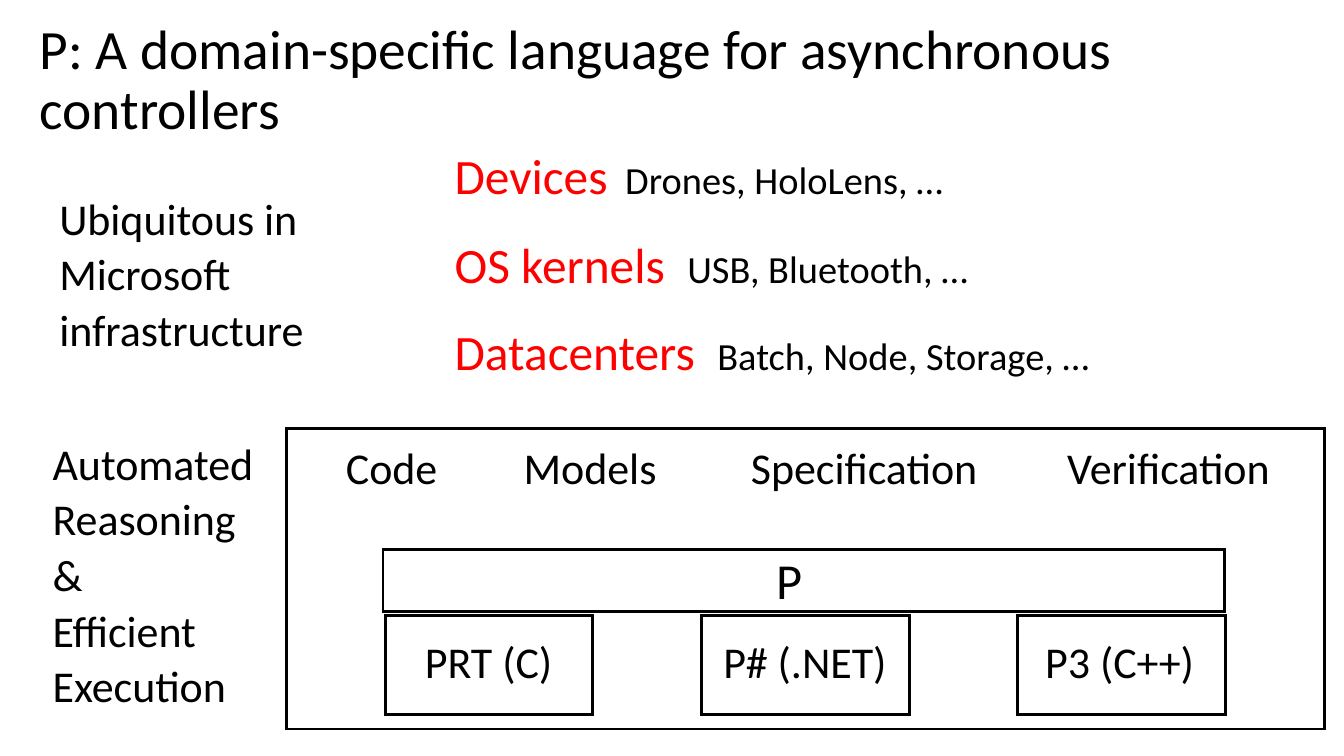
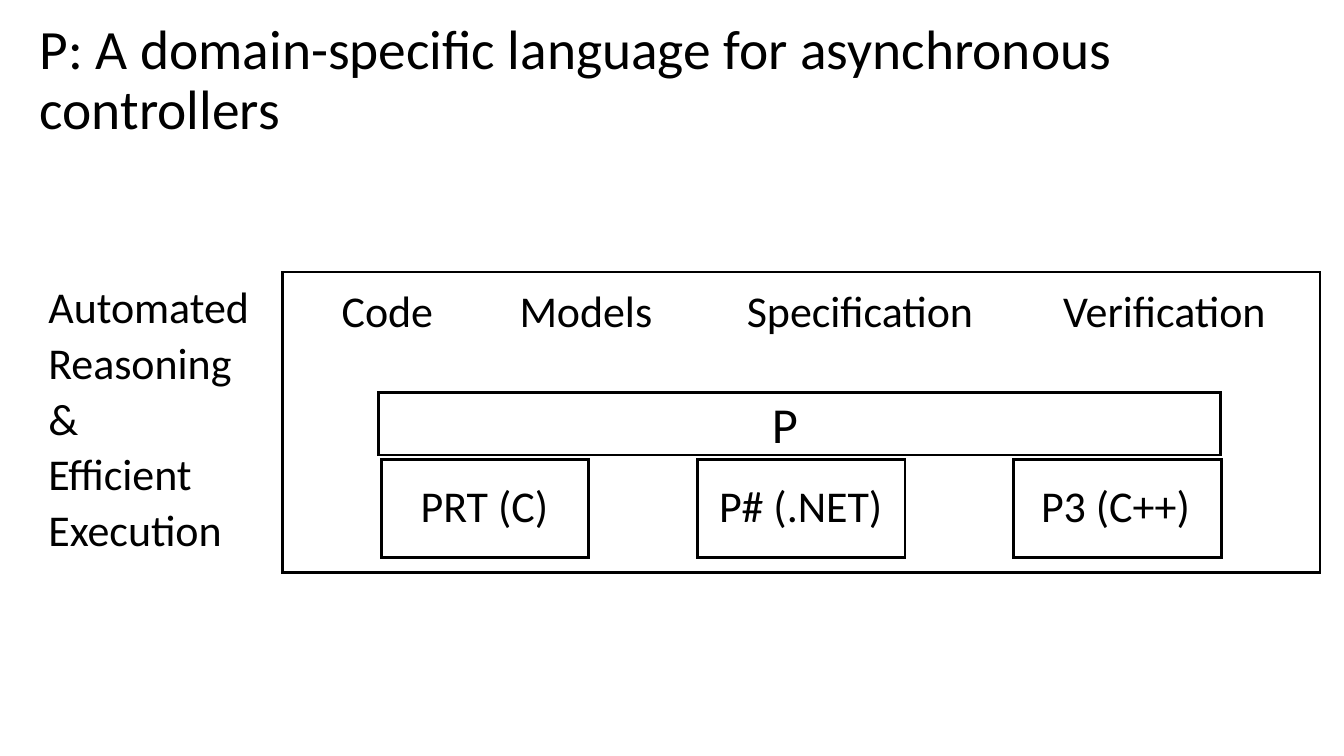
Before and after one commit to p-org/P, a slide deck: slide 9 of RVTutorial/P-tutorial-Part-1.pptx (slide 7 before the commit). Drawn at 1344x756 pixels with LibreOffice and Linux fonts; fonts in the diff are those of the drawing. Boxes give left, top, right and bottom in pixels: in the first picture for what was removed or moved away, otherwise in the second. Text is boxed around its words. In the diff, an @@ line names an element or a change of style, - is before the commit and + after.

```diff
--- a/RVTutorial/P-tutorial-Part-1.pptx
+++ b/RVTutorial/P-tutorial-Part-1.pptx
@@ text removed at box(455, 160, 907, 199) @@
-Devices Drones, HoloLens, …
@@ text removed at box(59, 204, 303, 347) @@
-Ubiquitous in
-Microsoft
-infrastructure
@@ text removed at box(455, 248, 932, 288) @@
-OS kernels USB, Bluetooth, …
@@ text removed at box(455, 338, 1054, 377) @@
-Datacenters Batch, Node, Storage, …
@@ 9 texts, 5 rectangles: place and size @@
-9 texts, 5 rectangles at box(53, 429, 1324, 729)
+9 texts, 5 rectangles at box(48, 272, 1320, 573)
```
Also in this commit, not shown: 5 other slides changed, 7 slides added, 1 slide removed, 6 other files.
